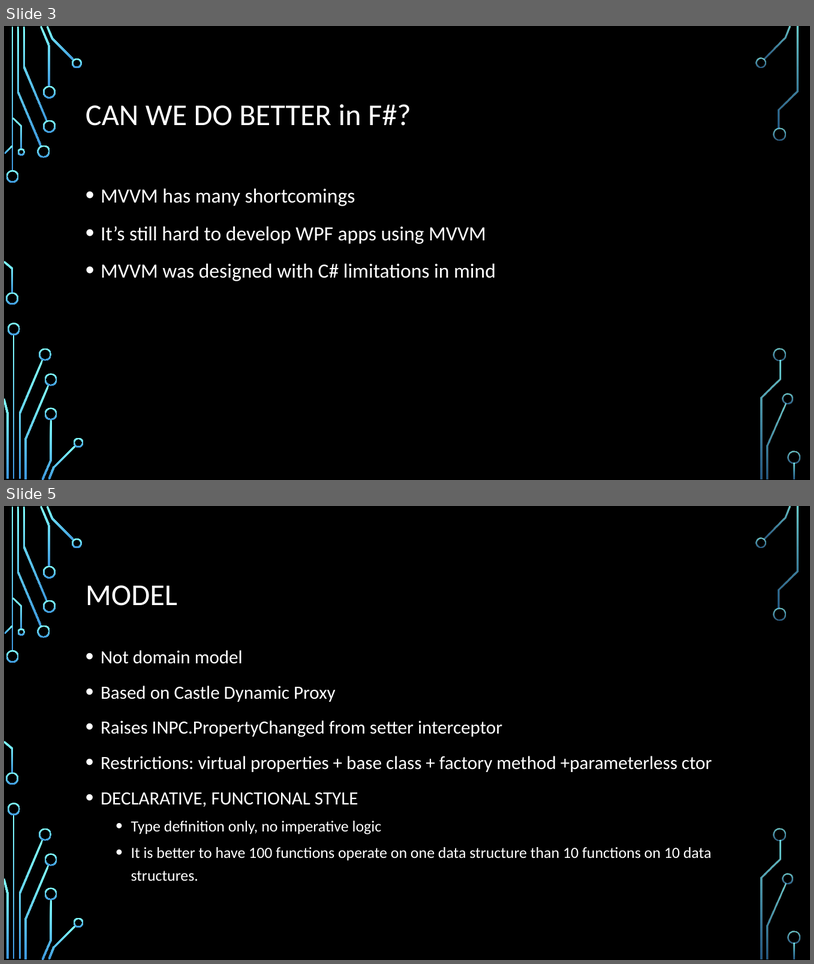
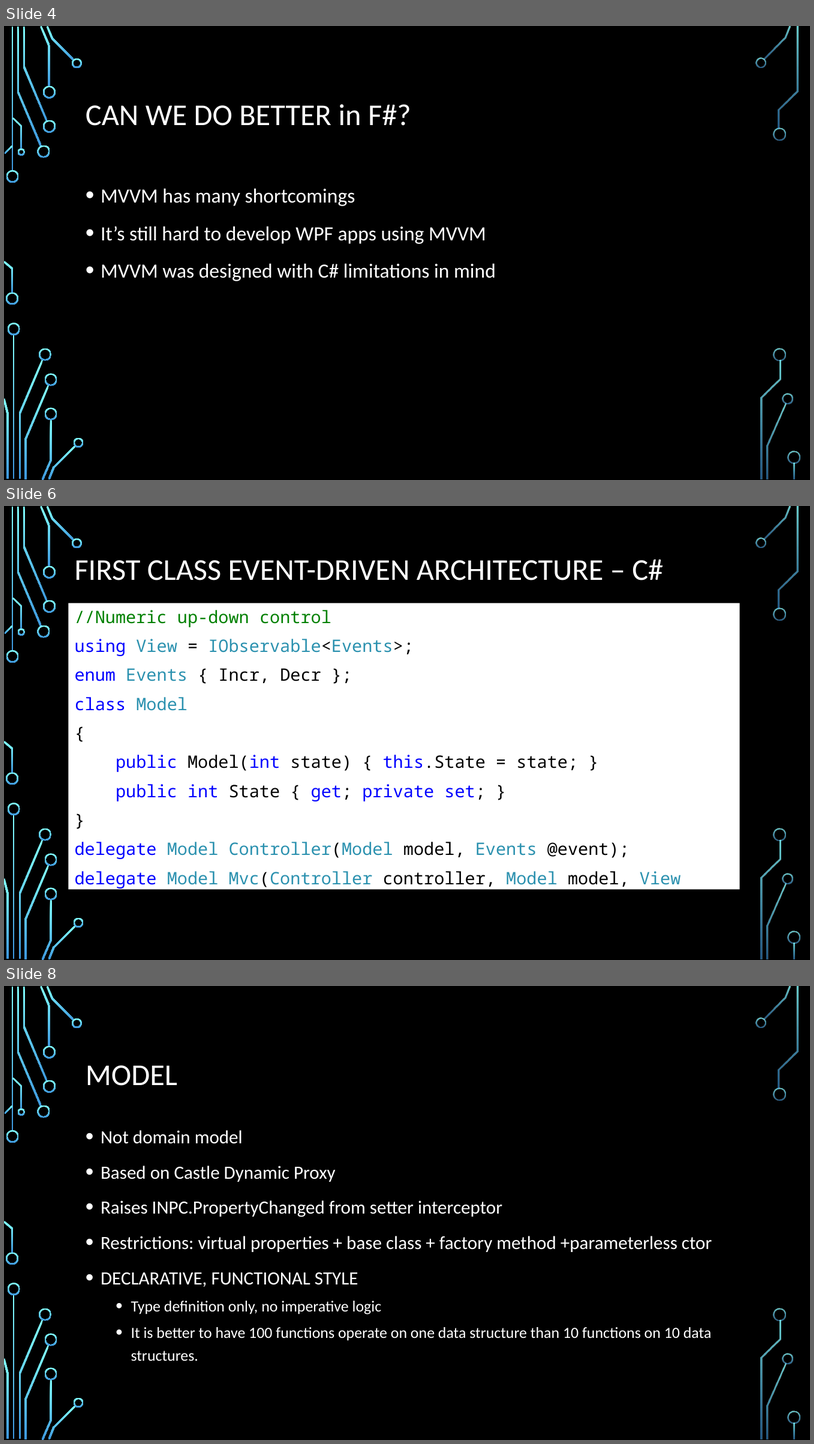
Before and after one commit to dmitry-a-morozov/fsharp-wpf-mvc-series, a slide deck: DC Meetup.2013-12-05.pptx. Shown one above the other, each under a label of ours: slides 3 and 5 before the commit, slides 4, 6 and 8 after it; the slides between them are not shown. The pictures are 814x964 and 814x1444 pixels, drawn with LibreOffice and Linux fonts; fonts in the diff are those of the drawing; background and template pictures are left out. Boxes give left, top, right and bottom in pixels: in the first picture for what was removed or moved away, otherwise in the second. Text is boxed around its words. In the diff, an @@ line names an element or a change of style, - is before the commit and + after.

```diff
--- a/DC Meetup.2013-12-05.pptx
+++ b/DC Meetup.2013-12-05.pptx
@@ slide 6 added at <box>4,506,810,960</box>, background picture (left out); not listed: 36 template elements that a slide beside it also shows @@
@@ title added at <box>75,559,663,580</box>, 36 pt, text #FFFFFF @@
+FIRST CLASS EVENT-DRIVEN ARCHITECTURE – C#
@@ text added at <box>69,603,740,889</box>, fill #FFFFFF, 20.4 pt, text #000000 @@
+//Numeric up-down control
+using View = IObservable<Events>;
+enum Events { Incr, Decr };
+class Model
+{
+public Model(int state) { this.State = state; }
+public int State { get; private set; }
+}
+delegate Model Controller(Model model, Events @event);
+delegate Model Mvc(Controller controller, Model model, View view);
@@ what was slide 3 is now slide 4 @@
@@ what was slide 5 is now slide 8 @@
```
Also in this commit, not shown: 2 slides changed, 3 other slides added, 23 other files.
